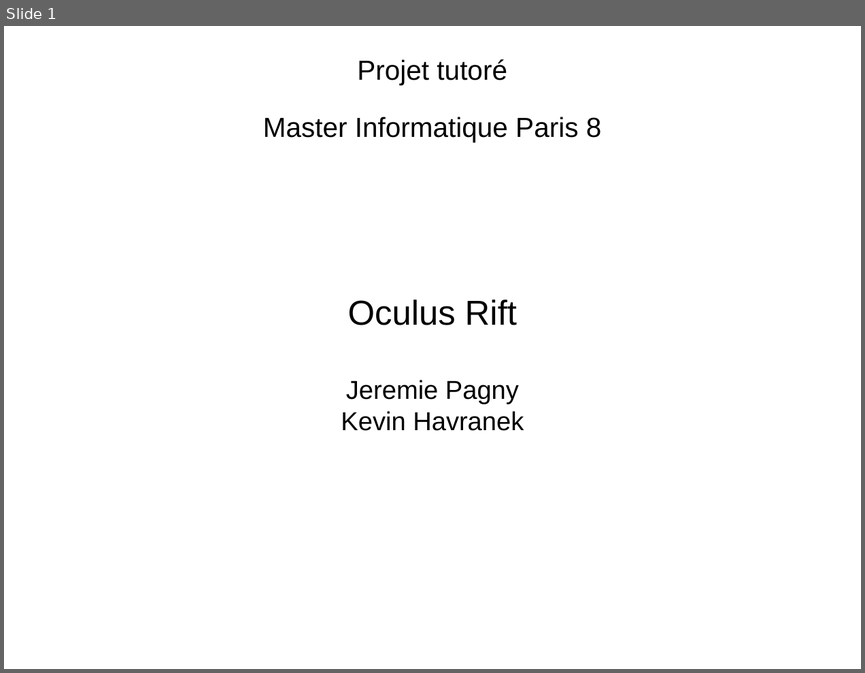
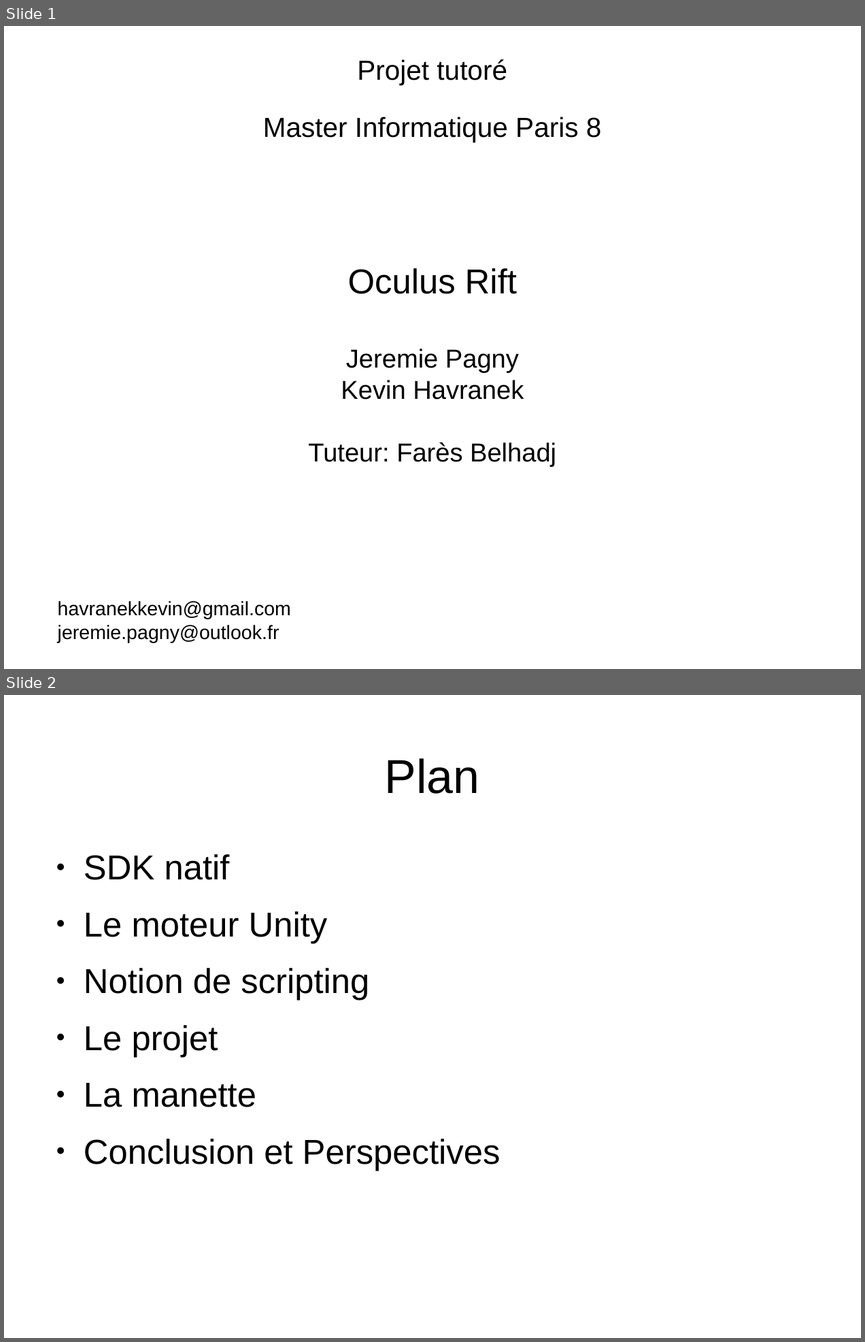
Before and after one commit to Mzartek/OculusRift_Tutoring, a slide deck: Report/first.odp. Shown one above the other, each under a label of ours: slide 1 before the commit, slides 1 and 2 after it. The pictures are 865x673 and 865x1342 pixels, drawn with LibreOffice and Linux fonts; fonts in the diff are those of the drawing. Boxes give left, top, right and bottom in pixels: in the first picture for what was removed or moved away, otherwise in the second. Text is boxed around its words. In the diff, an @@ line names an element or a change of style, - is before the commit and + after.

```diff
--- a/Report/first.odp
+++ b/Report/first.odp
@@ slide 2 added at <box>4,695,861,1338</box>, background #FFFFFF @@
@@ title added at <box>385,758,480,794</box>, 44 pt, text #000000 @@
+Plan
@@ text added at <box>84,854,500,1170</box>, 32 pt, text #000000 @@
+● SDK natif
+● Le moteur Unity
+● Notion de scripting
+● Le projet
+● La manette
+● Conclusion et Perspectives
@@ slide 1 changed as well @@
@@ subtitle at <box>308,442,556,467</box>: paragraph added @@
+Tuteur: Farès Belhadj
@@ text added at <box>58,601,291,642</box>, 18 pt, text #000000 @@
+havranekkevin@gmail.com
+jeremie.pagny@outlook.fr
```
Also in this commit, not shown: 6 other slides changed, 1 other slide added, 1 slide removed, 1 other file.
